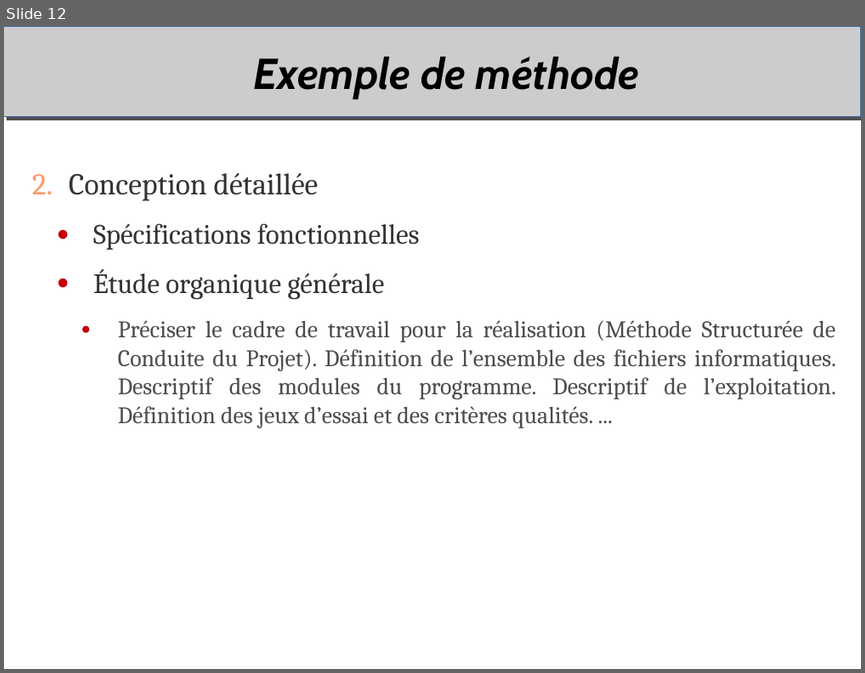
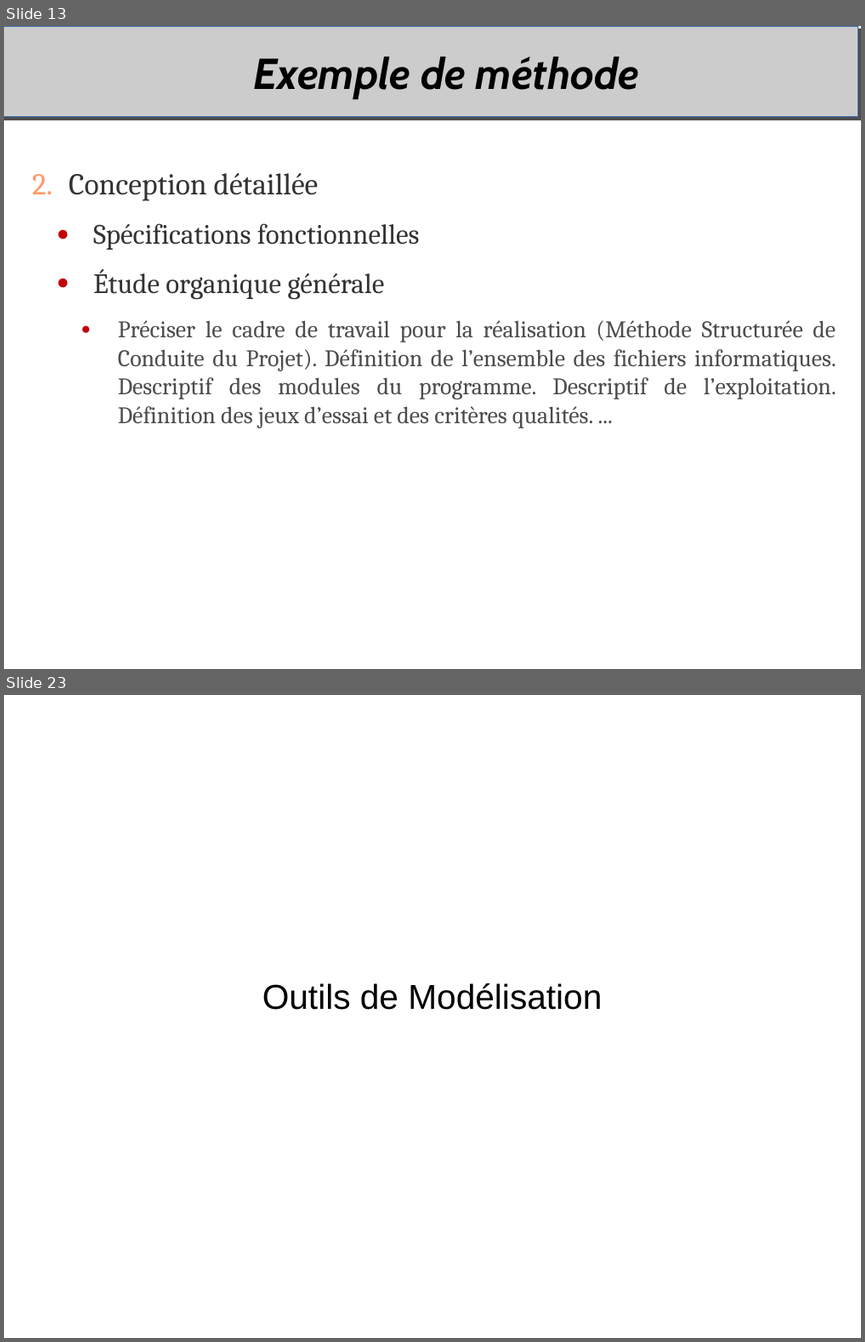
Before and after one commit to duanegris/texts, a slide deck: em-msi/it-s704/msi306-uml.odp. Shown one above the other, each under a label of ours: slide 12 before the commit, slides 13 and 23 after it; the slides between them are not shown. The pictures are 865x673 and 865x1342 pixels, drawn with LibreOffice and Linux fonts; fonts in the diff are those of the drawing; background and template pictures are left out. Boxes give left, top, right and bottom in pixels: in the first picture for what was removed or moved away, otherwise in the second. Text is boxed around its words. In the diff, an @@ line names an element or a change of style, - is before the commit and + after.

```diff
--- a/em-msi/it-s704/msi306-uml.odp
+++ b/em-msi/it-s704/msi306-uml.odp
@@ slide 23 added at [4,695,861,1338], background #FFFFFF @@
@@ subtitle added at [262,983,602,1009], 32 pt, text #000000 @@
+Outils de Modélisation
@@ what was slide 12 is now slide 13 @@
@@ slide 13 changed as well @@
@@ rectangle: place and size @@
-rectangle at [4,26,861,117]
+rectangle at [4,26,857,117]
```
Also in this commit, not shown: 45 other slides changed, 10 other slides added.
